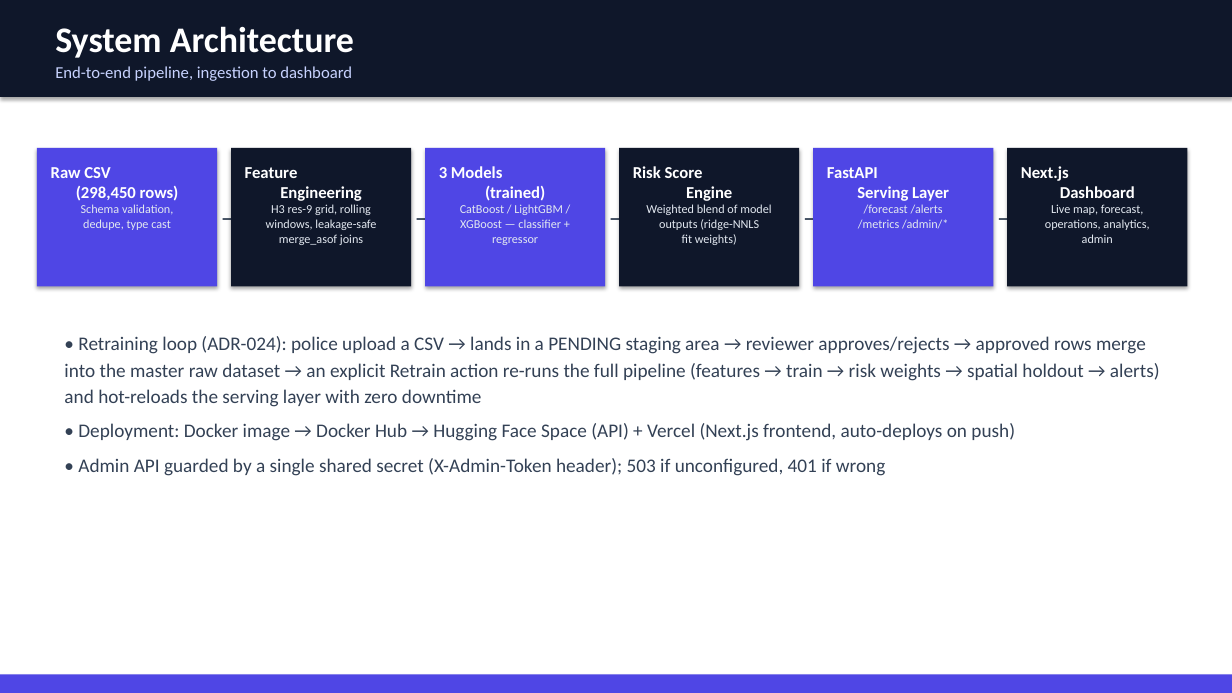
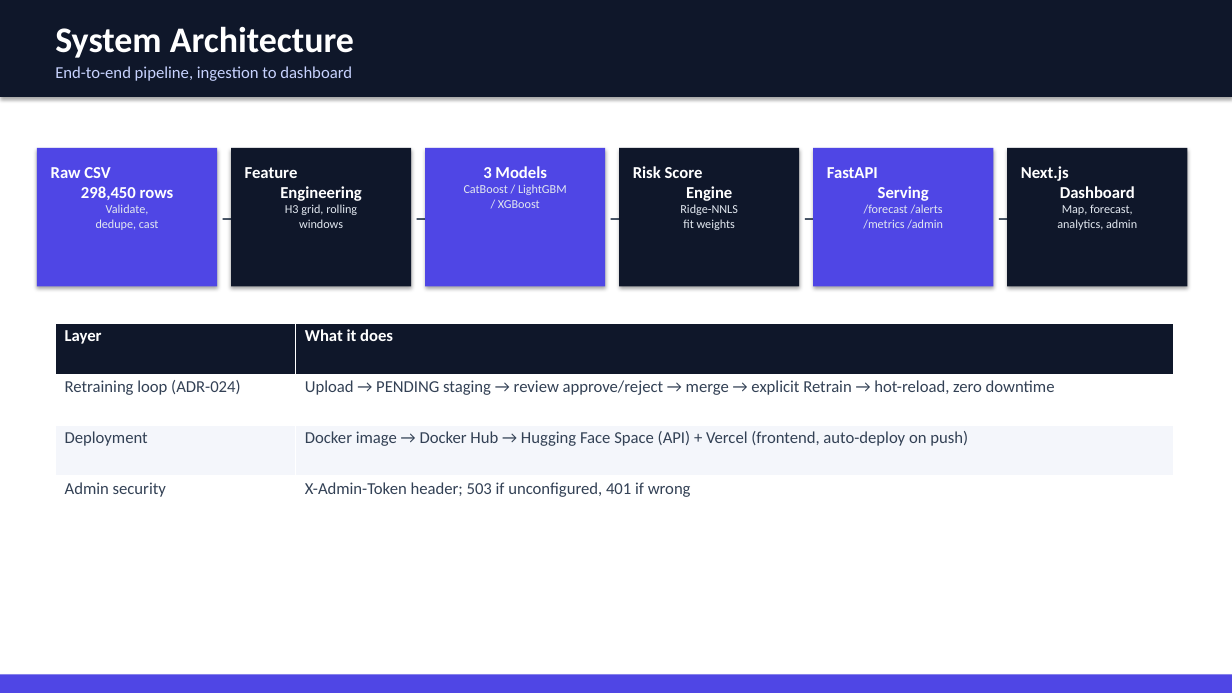
Before and after one commit to Kshitiz0809/Namma_Traffic, a slide deck: slide 3 of slides/Parking_Intelligence_Deck.pptx. Drawn at 1232x693 pixels with LibreOffice and Linux fonts; fonts in the diff are those of the drawing. Boxes give left, top, right and bottom in pixels: in the first picture for what was removed or moved away, otherwise in the second. Text is boxed around its words. In the diff, an @@ line names an element or a change of style, - is before the commit and + after.

Commit message:
Replace dense bullet paragraphs in slide deck with tables and charts
Every slide that was describing numbers in prose now uses a table or a
native PPTX bar/pie chart instead: model comparison table, multi-horizon
bar chart, risk-weight pie chart, spatial holdout drop bar chart,
regularization sweep bar chart, risk-distribution pie chart, schema/
feature/API/limitations tables. Bullet text kept to short one-liners.

```diff
--- a/slides/Parking_Intelligence_Deck.pptx
+++ b/slides/Parking_Intelligence_Deck.pptx
@@ text at <box>51,167,174,230</box>: text changed @@
-Raw CSV
-(298,450 rows)
-Schema validation,
-dedupe, type cast
+Raw CSV
+298,450 rows
+Validate,
+dedupe, cast
@@ text at <box>464,166,567,208</box>: text changed @@
-3 Models
-(trained)
-CatBoost / LightGBM /
-XGBoost — classifier +
-regressor
+3 Models
+CatBoost / LightGBM
+/ XGBoost
@@ text at <box>827,167,943,229</box>: text changed @@
-FastAPI
-Serving Layer
-/forecast /alerts
-/metrics /admin/*
+FastAPI
+Serving
+/forecast /alerts
+/metrics /admin
@@ text at <box>285,204,357,228</box>: text changed @@
-H3 res-9 grid, rolling
-windows, leakage-safe
-merge_asof joins
+H3 grid, rolling
+windows
@@ text at <box>680,204,738,230</box>: text changed @@
-Weighted blend of model
-outputs (ridge-NNLS
-fit weights)
+Ridge-NNLS
+fit weights
@@ text at <box>1057,204,1137,230</box>: text changed @@
-Live map, forecast,
-operations, analytics,
-admin
+Map, forecast,
+analytics, admin
@@ table added at <box>55,323,1174,527</box>, 4 rows, 2 columns @@
+Layer | What it does
+Retraining loop (ADR-024) | Upload → PENDING staging → review approve/reject → merge → explicit Retrain → hot-reload, zero downtime
+Deployment | Docker image → Docker Hub → Hugging Face Space (API) + Vercel (frontend, auto-deploy on push)
+Admin security | X-Admin-Token header; 503 if unconfigured, 401 if wrong
@@ text removed at <box>64,336,1160,476</box> @@
-• Retraining loop (ADR-024): police upload a CSV → lands in a PENDING staging area → reviewer approves/rejects → approved rows merge into the master raw dataset → an explicit Retrain action re-runs the full pipeline (features → train → risk weights → spatial holdout → alerts) and hot-reloads the serving layer with zero downtime
-• Deployment: Docker image → Docker Hub → Hugging Face Space (API) + Vercel (Next.js frontend, auto-deploys on push)
-• Admin API guarded by a single shared secret (X-Admin-Token header); 503 if unconfigured, 401 if wrong
```
Also in this commit, not shown: 10 other slides changed, 1 other file.
